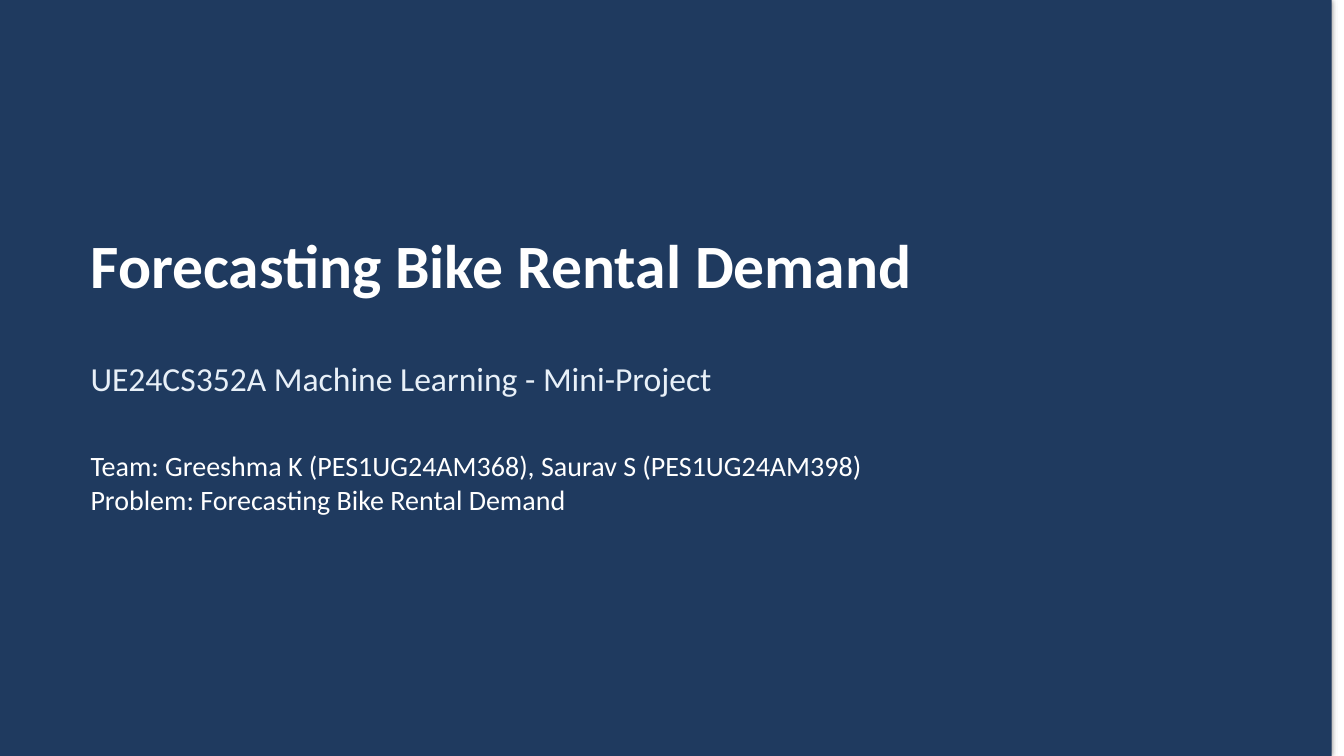
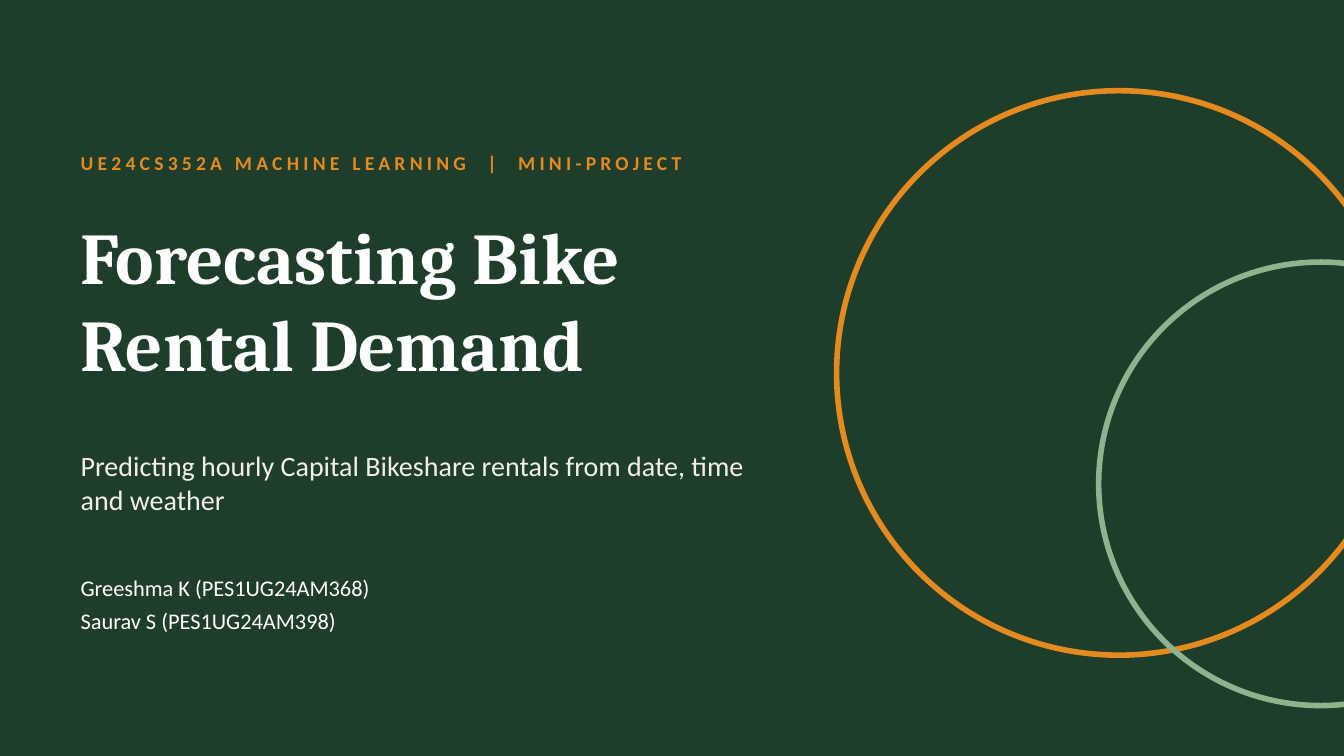
Before and after one commit to sauravs2006-max/Forecasting-Bike-Rental-Demand-ML-MINIPROJ, a slide deck: slide 1 of docs/presentation.pptx. Drawn at 1344x756 pixels with LibreOffice and Linux fonts; fonts in the diff are those of the drawing. Boxes give left, top, right and bottom in pixels: in the first picture for what was removed or moved away, otherwise in the second. Text is boxed around its words. In the diff, an @@ line names an element or a change of style, - is before the commit and + after.

```diff
--- a/docs/presentation.pptx
+++ b/docs/presentation.pptx
@@ background #FFFFFF to #1F3D2B @@
@@ rectangle removed at (0,0,1332,756) @@
@@ ellipse added at (837,91,1344,655), outline #E58A1F 4 pt @@
@@ text at (81,157,681,170): text changed; size 24 to 14 pt; text colour #E8F0F8 to #E58A1F; bold on @@
-UE24CS352A Machine Learning - Mini-Project
+UE24CS352A MACHINE LEARNING | MINI-PROJECT
@@ text "Forecasting Bike Rental Demand": place and size @@
-text "Forecasting Bike Rental Demand" at (91,244,911,299)
+text "Forecasting Bike Rental Demand" at (81,233,620,372)
@@ text "Forecasting Bike Rental Demand" at (81,233,620,372): size 44 to 52 pt, font Calibri to Cambria @@
@@ ellipse added at (1099,262,1344,706), outline #8DB38F 4 pt @@
@@ text added at (81,456,743,510), 20 pt, text #F2EFE6 @@
+Predicting hourly Capital Bikeshare rentals from date, time and weather
@@ text at (81,580,369,632): text changed; size 20 to 16 pt @@
-Team: Greeshma K (PES1UG24AM368), Saurav S (PES1UG24AM398)
-Problem: Forecasting Bike Rental Demand
+Greeshma K (PES1UG24AM368)
+Saurav S (PES1UG24AM398)
```
Also in this commit, not shown: 6 other slides changed, 3 slides added, 3 slides removed.
